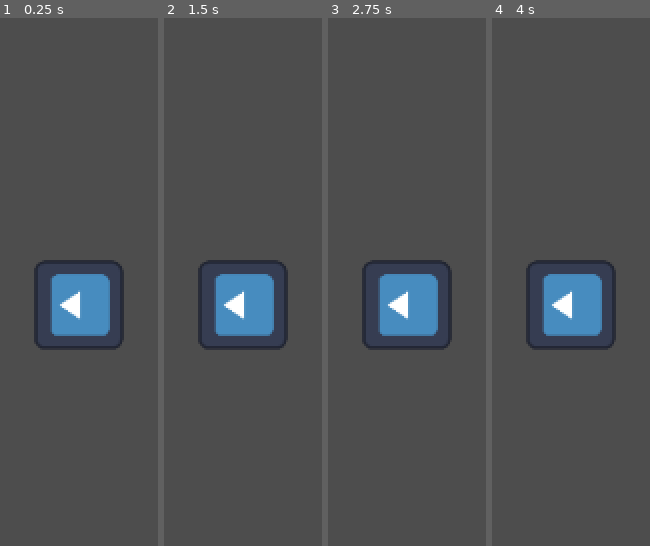
Above: before the commit, frames 1-4 (left to right).
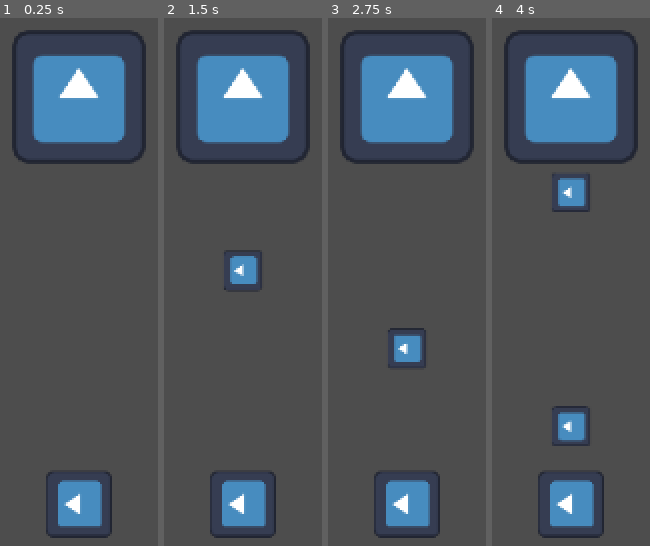
Above: after the commit, the same moments.

Repository: XpolioN2005/Orbitra
Game: Godot game, scene res://scenes/root.tscn
Two runs of this game, one before a commit and one after it. Both use one fixed random seed, a clock stepped at 60 frames per second and the inputs below. The engine's default icon, where the game draws it, is replaced by a stand-in: a white triangle on a blue panel in a dark square.
Inputs (mouse positions are in pixels of both pictures, inside the frame that each line leads up to):
- Up to frame 1 (0.25 s): no input
- Up to frame 2 (1.5 s): tap Enter at 0.5 s; move the mouse to (outside the picture) at 0.52 s; click (outside the picture) at 0.67 s; move the mouse to (outside the picture) at 1.27 s; click (outside the picture) at 1.42 s
- Up to frame 3 (2.75 s): move the mouse to (outside the picture) at 2.02 s; click (outside the picture) at 2.17 s
- Up to frame 4 (4 s): move the mouse to (outside the picture) at 2.77 s; click (outside the picture) at 2.92 s; move the mouse to (outside the picture) at 3.52 s; click (outside the picture) at 3.67 s

The runs differ from the first frame. In frame 1, 23% of the frame differs, in the area x 7-93%, y 2-99%; in frame 2, 23%; in frame 3, 24%; in frame 4, 25%.

Commit message:
Implement player and boss mechanics, including damage handling and bullet shooting functionality

Diff:
--- /dev/null
+++ b/entity/bosses/boss.gd
@@ -0,0 +1,16 @@
+extends Area2D
+
+@export var bullet_scene: PackedScene
+@export var player: PackedScene
+
+var hp = 200
+
+func _ready():
+	add_to_group("damageable")
+
+
+func take_dmg(dmg: int, type: String):
+
+	match type:
+		"normal":
+			hp -= dmg
--- /dev/null
+++ b/entity/bosses/boss.tscn
@@ -0,0 +1,17 @@
+[gd_scene load_steps=4 format=3 uid="uid://cmv36wa6vugmx"]
+
+[ext_resource type="Script" uid="uid://dfovr8lygnwit" path="res://entity/bosses/boss.gd" id="1_rmc0a"]
+[ext_resource type="Texture2D" uid="uid://chrmdq54n6ejw" path="res://icon.svg" id="2_skemw"]
+
+[sub_resource type="RectangleShape2D" id="RectangleShape2D_e6ar1"]
+size = Vector2(128, 124)
+
+[node name="boss" type="Area2D"]
+script = ExtResource("1_rmc0a")
+
+[node name="Sprite2D" type="Sprite2D" parent="."]
+texture = ExtResource("2_skemw")
+
+[node name="CollisionShape2D" type="CollisionShape2D" parent="."]
+position = Vector2(-1, 0)
+shape = SubResource("RectangleShape2D_e6ar1")
--- a/entity/player/player.gd
+++ b/entity/player/player.gd
@@ -2,19 +2,16 @@
 
 @export var bullet_scene: PackedScene
 
+var boss
+
 var hp = 20
 
 func _ready():
-    get_parent().shoot_bullet.connect(_on_shoot_bullet)
     add_to_group("damageable")
 
-func _on_shoot_bullet():
-
-    print("shoot")
 
 func take_dmg(dmg: int, type: String):
-    hp -= dmg
 
     match type:
         "normal":
-            pass
+            hp -= dmg
--- a/entity/player/player_controller.gd
+++ b/entity/player/player_controller.gd
@@ -8,11 +8,14 @@
 var fire_timer: float = 0
 
 @onready var player = %player
+@onready var boss = %boss
 
-signal shoot_bullet
 
 # Track touches
 var active_touches = {}
+
+func _ready():
+	player.boss = boss
 
 func _process(delta):
 	handle_orbit(delta, delta)
@@ -40,7 +43,7 @@
 		angle_deg += orbit_speed * delta
 
 func update_player_position():
-	var radius = 150
+	var radius = (get_viewport().size.y -60) / 1.5
 	var rad = deg_to_rad(angle_deg)
 	player.global_position = global_position + Vector2(sin(rad), cos(rad)) * radius
 	player.look_at(global_position)
@@ -59,5 +62,14 @@
 			var touch_data = active_touches.get(event.index)
 			if touch_data:
 				if touch_data["duration"] < hold_threshold:
-					emit_signal("shoot_bullet")
+					shoot()
 				active_touches.erase(event.index)
+
+@export var bulletScene: PackedScene
+func shoot():
+	var b = bulletScene.instantiate()
+	b.shooter = player
+	b.global_position = player.global_position
+	var dir = (boss.global_position - player.global_position).normalized() # aim at boss
+	b.set_direction(dir)
+	add_child(b)
--- a/entity/player/player_controller.tscn
+++ b/entity/player/player_controller.tscn
@@ -1,12 +1,15 @@
-[gd_scene load_steps=3 format=3 uid="uid://b38qn4k3uhcsk"]
+[gd_scene load_steps=4 format=3 uid="uid://b38qn4k3uhcsk"]
 
 [ext_resource type="Script" uid="uid://dxgm3wbci8ulo" path="res://entity/player/player_controller.gd" id="1_7dnqm"]
+[ext_resource type="PackedScene" uid="uid://jgyfijnoqlpw" path="res://scenes/projectile/bullet.tscn" id="2_246y6"]
 [ext_resource type="PackedScene" uid="uid://b310w4l8to6j8" path="res://entity/player/player.tscn" id="2_n0j3t"]
 
 [node name="playerController" type="Node2D"]
 script = ExtResource("1_7dnqm")
+bulletScene = ExtResource("2_246y6")
 
 [node name="camera" type="Camera2D" parent="."]
+zoom = Vector2(0.75, 0.75)
 
 [node name="player" parent="." instance=ExtResource("2_n0j3t")]
 unique_name_in_owner = true
--- /dev/null
+++ b/scenes/projectile/bullet.tscn
@@ -0,0 +1,19 @@
+[gd_scene load_steps=4 format=3 uid="uid://jgyfijnoqlpw"]
+
+[ext_resource type="Script" uid="uid://cpa0svo4r0hkk" path="res://scenes/projectile/projectile.gd" id="1_siy71"]
+[ext_resource type="Texture2D" uid="uid://chrmdq54n6ejw" path="res://icon.svg" id="2_ih1i6"]
+
+[sub_resource type="RectangleShape2D" id="RectangleShape2D_4cpvq"]
+size = Vector2(118, 121)
+
+[node name="Bullet" type="Area2D"]
+script = ExtResource("1_siy71")
+metadata/_custom_type_script = "uid://cpa0svo4r0hkk"
+
+[node name="CollisionShape2D" type="CollisionShape2D" parent="."]
+scale = Vector2(0.3, 0.3)
+shape = SubResource("RectangleShape2D_4cpvq")
+
+[node name="Sprite2D" type="Sprite2D" parent="."]
+scale = Vector2(0.3, 0.3)
+texture = ExtResource("2_ih1i6")
--- a/scenes/projectile/projectile.gd
+++ b/scenes/projectile/projectile.gd
@@ -1,27 +1,33 @@
-class_name Projectile
 extends Area2D
+class_name Bullet
 
-var target: Node2D
+@export var speed: float = 300.0
+@export var dmg: int = 1
+@export var type: String = "normal"
+@export var lifetime: float = 5.0
+@export var shooter : Node
 
-var speed : float = 100
-var velocity : Vector2 = Vector2.ZERO
-
-var dmg : int = 1
-
-var type : String = "normal"
+var velocity: Vector2 = Vector2.ZERO
 
 func _ready():
-	body_entered.connect(_body_enter)
+	monitoring = true
+	monitorable = true
+	area_entered.connect(_on_body_entered)
+	# Auto-despawn
+	await get_tree().create_timer(lifetime).timeout
+	if is_instance_valid(self):
+		queue_free()
 
-func _process(delta):
-	global_position += velocity *delta
-	look_at(target.global_position)
+func _physics_process(delta: float) -> void:
+	global_position += velocity * delta
 
-func set_target():
-	velocity = (target.global_position - global_position).normalized() *speed
+func set_direction(dir: Vector2):
+	velocity = dir.normalized() * speed
+	rotation = velocity.angle()
 
-
-func _body_enter(body: Node):
-	if body.is_in_group("damageable"):
-		body.take_dmg(dmg, type)
-	queue_free()
+func _on_body_entered(area: Node):
+	if area == shooter:
+		return
+	if area.is_in_group("damageable") and area.has_method("take_dmg"):
+		area.take_dmg(dmg, type)
+		queue_free()
--- a/scenes/root.tscn
+++ b/scenes/root.tscn
@@ -1,7 +1,11 @@
-[gd_scene load_steps=2 format=3 uid="uid://dnyvphsuhgeh"]
+[gd_scene load_steps=3 format=3 uid="uid://dnyvphsuhgeh"]
 
 [ext_resource type="PackedScene" uid="uid://b38qn4k3uhcsk" path="res://entity/player/player_controller.tscn" id="1_j5px3"]
+[ext_resource type="PackedScene" uid="uid://cmv36wa6vugmx" path="res://entity/bosses/boss.tscn" id="2_twpsu"]
 
 [node name="root" type="Node2D"]
 
 [node name="playerController" parent="." instance=ExtResource("1_j5px3")]
+
+[node name="boss" parent="." instance=ExtResource("2_twpsu")]
+unique_name_in_owner = true
Not shown, added: entity/bosses/boss.gd.uid
Not shown, changed: scenes/projectile/projectile.gd.uid
Not shown, added: entity/player/player.tscn53795665.tmp
